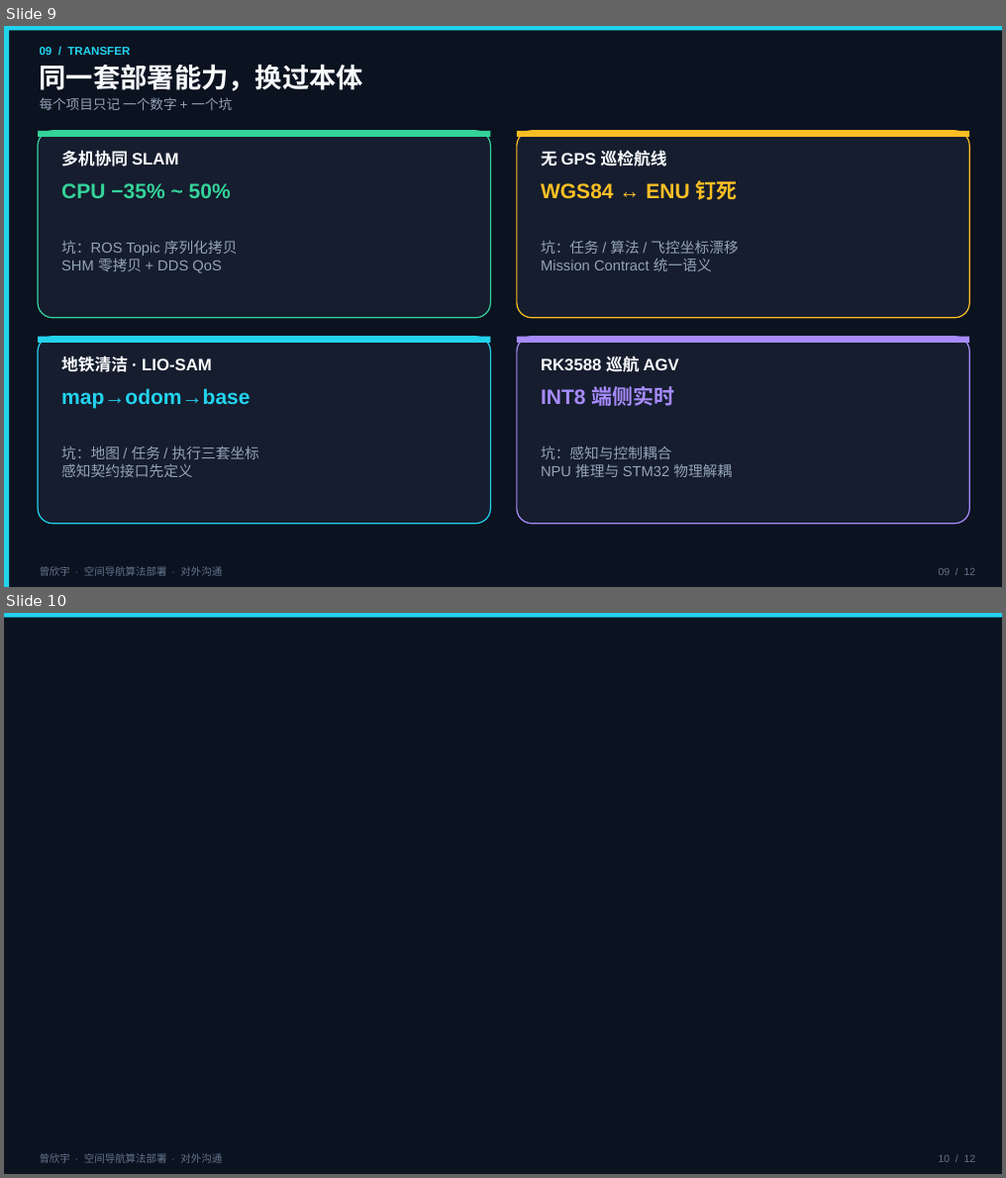
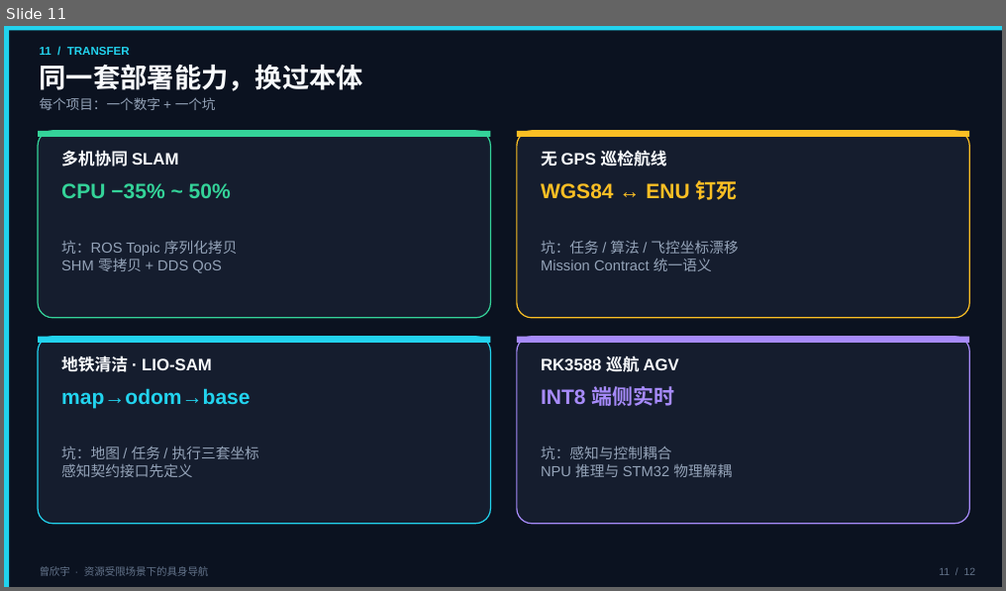
Before and after one commit to zxinyu-robot/MotionSLAM_ws, a slide deck: docs/_inbox/曾欣宇_空间导航算法部署_课展示.pptx. Shown one above the other, each under a label of ours: slides 9 and 10 before the commit, slide 11 after it. The pictures are 1006x1178 and 1006x591 pixels, drawn with LibreOffice and Linux fonts; fonts in the diff are those of the drawing; background and template pictures are left out. Boxes give left, top, right and bottom in pixels: in the first picture for what was removed or moved away, otherwise in the second. Text is boxed around its words. In the diff, an @@ line names an element or a change of style, - is before the commit and + after.

```diff
--- a/docs/_inbox/曾欣宇_空间导航算法部署_课展示.pptx
+++ b/docs/_inbox/曾欣宇_空间导航算法部署_课展示.pptx
@@ slide 10 removed at [4,613,1002,1174], background picture (left out) @@
@@ rectangle removed at [4,613,1002,1174] @@
@@ rectangle removed at [4,613,1002,618] @@
@@ text removed at [40,1154,222,1163] @@
-曾欣宇 · 空间导航算法部署 · 对外沟通
@@ text removed at [939,1156,976,1162] @@
-10 / 12
@@ what was slide 9 is now slide 11 @@
@@ slide 11 changed as well @@
@@ text at [40,47,130,55]: text changed @@
-09 / TRANSFER
+11 / TRANSFER
@@ text at [40,97,216,110]: text changed @@
-每个项目只记 一个数字 + 一个坑
+每个项目：一个数字 + 一个坑
@@ text at [40,567,209,576]: text changed @@
-曾欣宇 · 空间导航算法部署 · 对外沟通
+曾欣宇 · 资源受限场景下的具身导航
@@ text at [939,569,976,575]: text changed @@
-09 / 12
+11 / 12
```
Also in this commit, not shown: 8 other slides changed, 3 slides added, 2 other slides removed.
